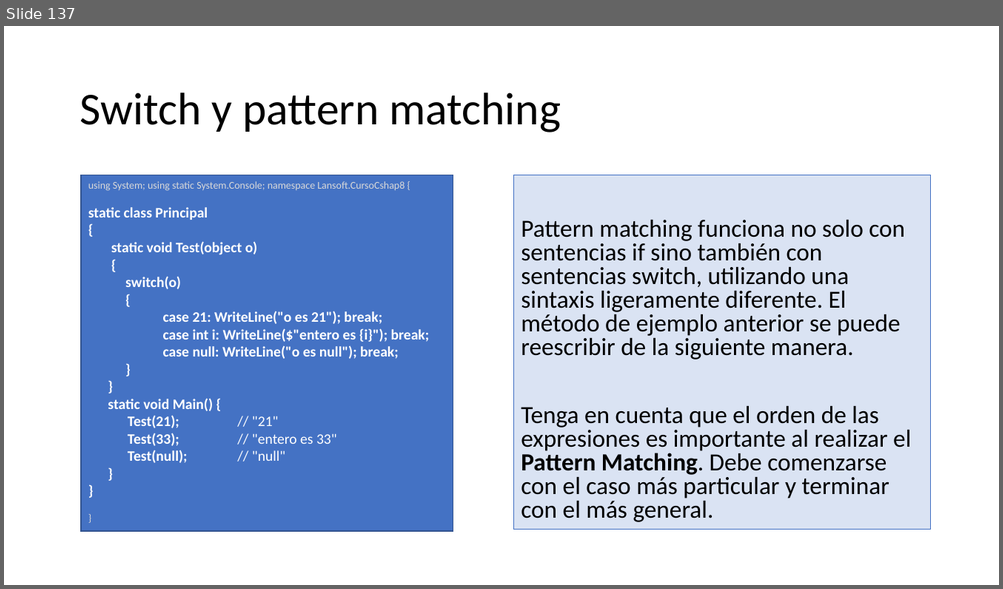
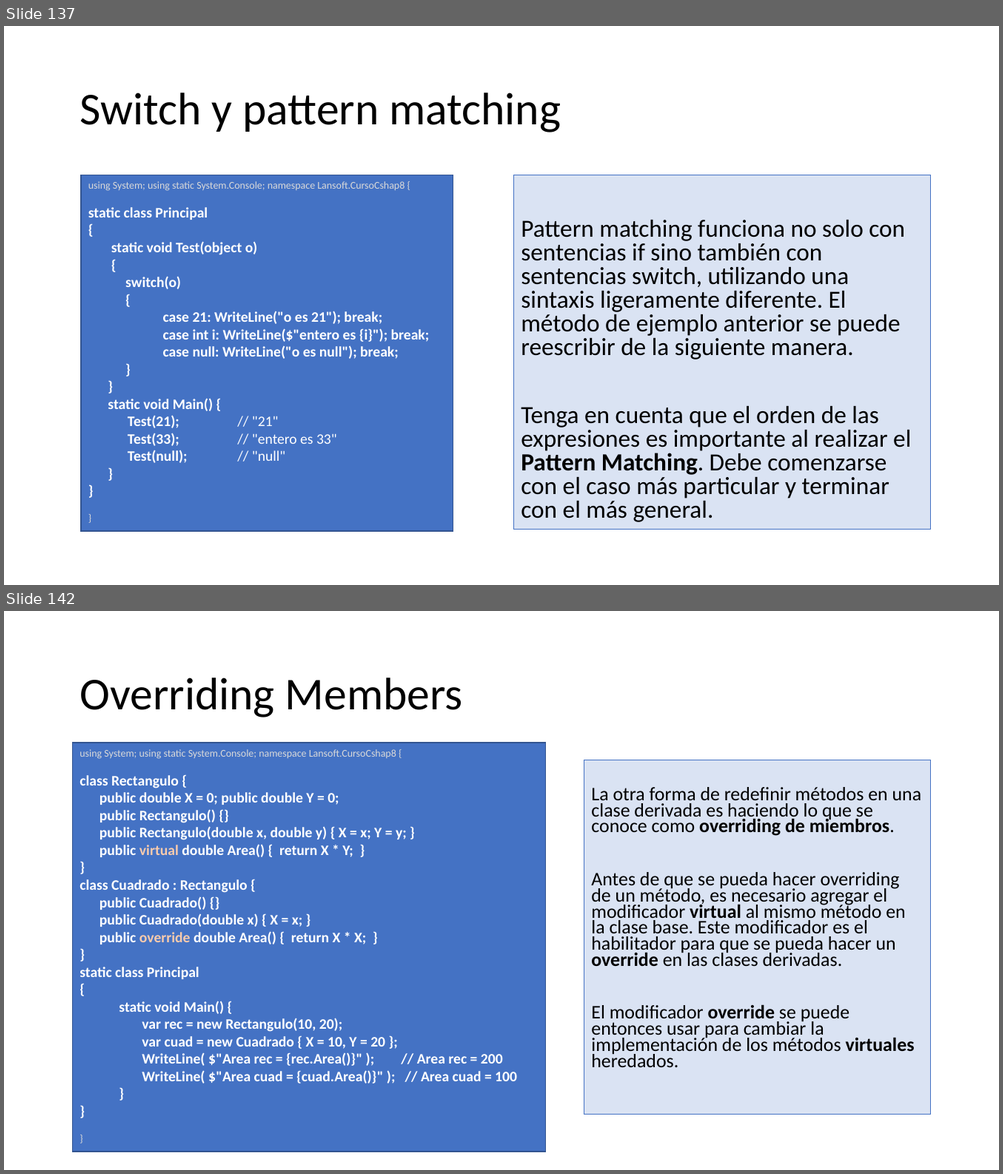
Before and after one commit to AlbertOsinaga/CursoCSharp__8, a slide deck: CSharpQuickReferencia.pptx. Shown one above the other, each under a label of ours: slide 137 before the commit, slides 137 and 142 after it; the slides between them are not shown. The pictures are 1003x589 and 1003x1174 pixels, drawn with LibreOffice and Linux fonts; fonts in the diff are those of the drawing. Boxes give left, top, right and bottom in pixels: in the first picture for what was removed or moved away, otherwise in the second. Text is boxed around its words. In the diff, an @@ line names an element or a change of style, - is before the commit and + after.

```diff
--- a/CSharpQuickReferencia.pptx
+++ b/CSharpQuickReferencia.pptx
@@ slide 142 added at <box>4,611,999,1170</box>, background #FFFFFF @@
@@ title added at <box>79,678,463,718</box>, 44 pt, text #000000 @@
+Overriding Members
@@ rectangle added at <box>73,743,546,1153</box>, fill #4472C4, outline #325491 1 pt, 14 pt, text #FFFFFF, bold @@
+using System; using static System.Console; namespace Lansoft.CursoCshap8 {
+class Rectangulo {
+public double X = 0; public double Y = 0;
+public Rectangulo() {}
+public Rectangulo(double x, double y) { X = x; Y = y; }
+public virtual double Area() { return X * Y; }
+}
+class Cuadrado : Rectangulo {
+public Cuadrado() {}
+public Cuadrado(double x) { X = x; }
+public override double Area() { return X * X; }
+}
+static class Principal
+{
+static void Main() {
+var rec = new Rectangulo(10, 20);
+var cuad = new Cuadrado { X = 10, Y = 20 };
+WriteLine( $"Area rec = {rec.Area()}" ); // Area rec = 200
+WriteLine( $"Area cuad = {cuad.Area()}" ); // Area cuad = 100
+}
+}
+}
@@ text added at <box>583,760,930,1116</box>, fill #DAE3F3, outline #4472C4 0.75 pt, 18.5 pt, text #000000 @@
+La otra forma de redefinir métodos en una clase derivada es haciendo lo que se conoce como overriding de miembros.
+Antes de que se pueda hacer overriding de un método, es necesario agregar el modificador virtual al mismo método en la clase base. Este modificador es el habilitador para que se pueda hacer un override en las clases derivadas.
+El modificador override se puede entonces usar para cambiar la implementación de los métodos virtuales heredados.
```
Also in this commit, not shown: 12 other slides added, 1 other file.
